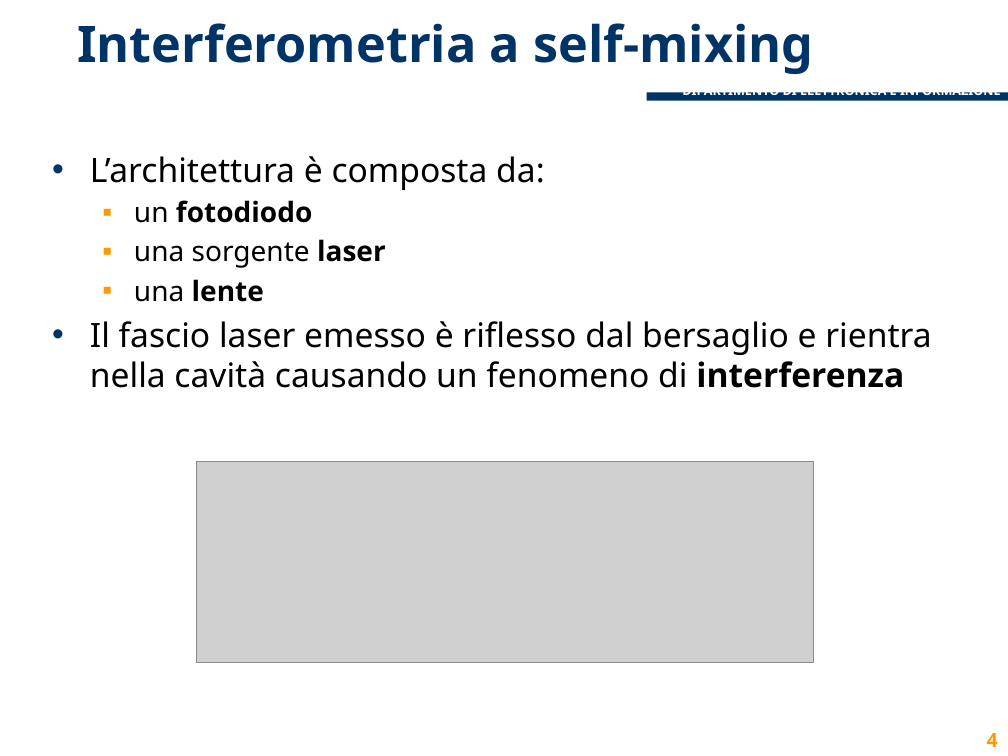
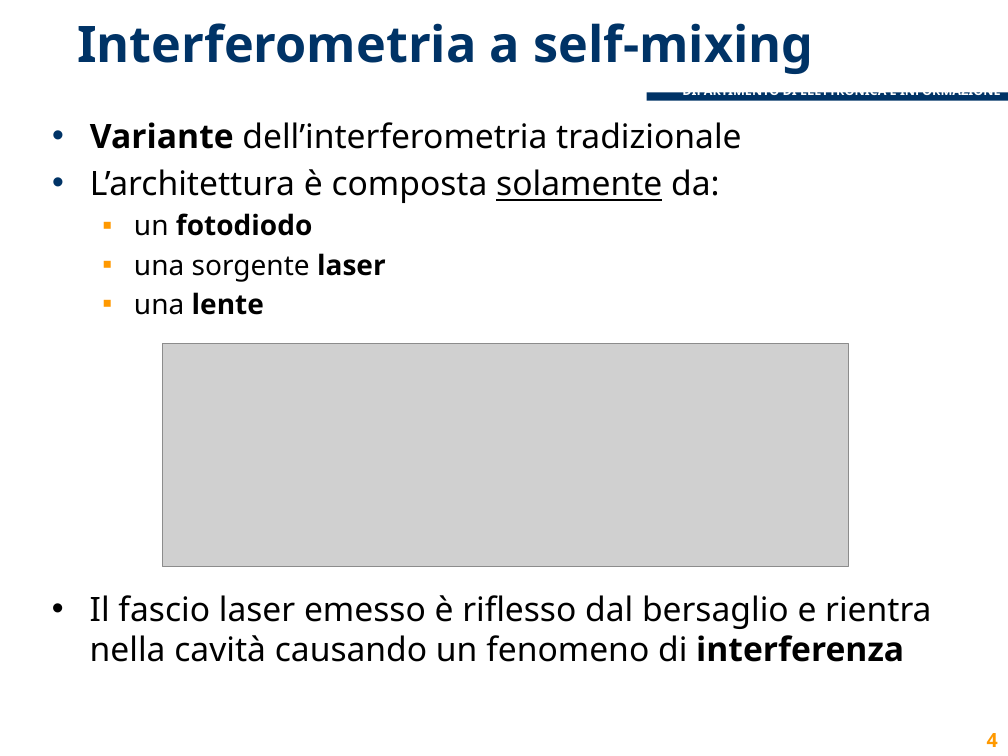
Before and after one commit to lcavagnispolimi/thesis_latex, a slide deck: slide 4 of presentazione_discussione.pptx. Drawn at 1008x756 pixels with LibreOffice and Linux fonts; fonts in the diff are those of the drawing; grey boxes stand for pictures; background and template pictures are left out. Boxes give left, top, right and bottom in pixels: in the first picture for what was removed or moved away, otherwise in the second. Text is boxed around its words. In the diff, an @@ line names an element or a change of style, - is before the commit and + after.

Commit message:
sistemate alcune cose, mancano le immagini della parte diego e l’approfondimento su self-mix

```diff
--- a/presentazione_discussione.pptx
+++ b/presentazione_discussione.pptx
@@ text "Variante dell’interferometria tradizionale": place and size @@
-text "Variante dell’interferometria tradizionale" at (90, 156, 931, 388)
+text "Variante dell’interferometria tradizionale" at (90, 122, 742, 315)
@@ text at (90, 122, 742, 203): text changed @@
-• L’architettura è composta da:
+• Variante dell’interferometria tradizionale
+• L’architettura è composta solamente da:
@@ text at (90, 321, 931, 388): paragraph removed @@
-• Il fascio laser emesso è riflesso dal bersaglio e rientra nella cavità causando un fenomeno di interferenza
@@ picture added at (162, 344, 848, 566) @@
@@ picture removed at (197, 462, 813, 662) @@
@@ text added at (90, 595, 931, 662), 24 pt, text #000000 @@
+• Il fascio laser emesso è riflesso dal bersaglio e rientra nella cavità causando un fenomeno di interferenza
```
Also in this commit, not shown: 6 other slides changed, 6 slides added, 3 slides removed.
